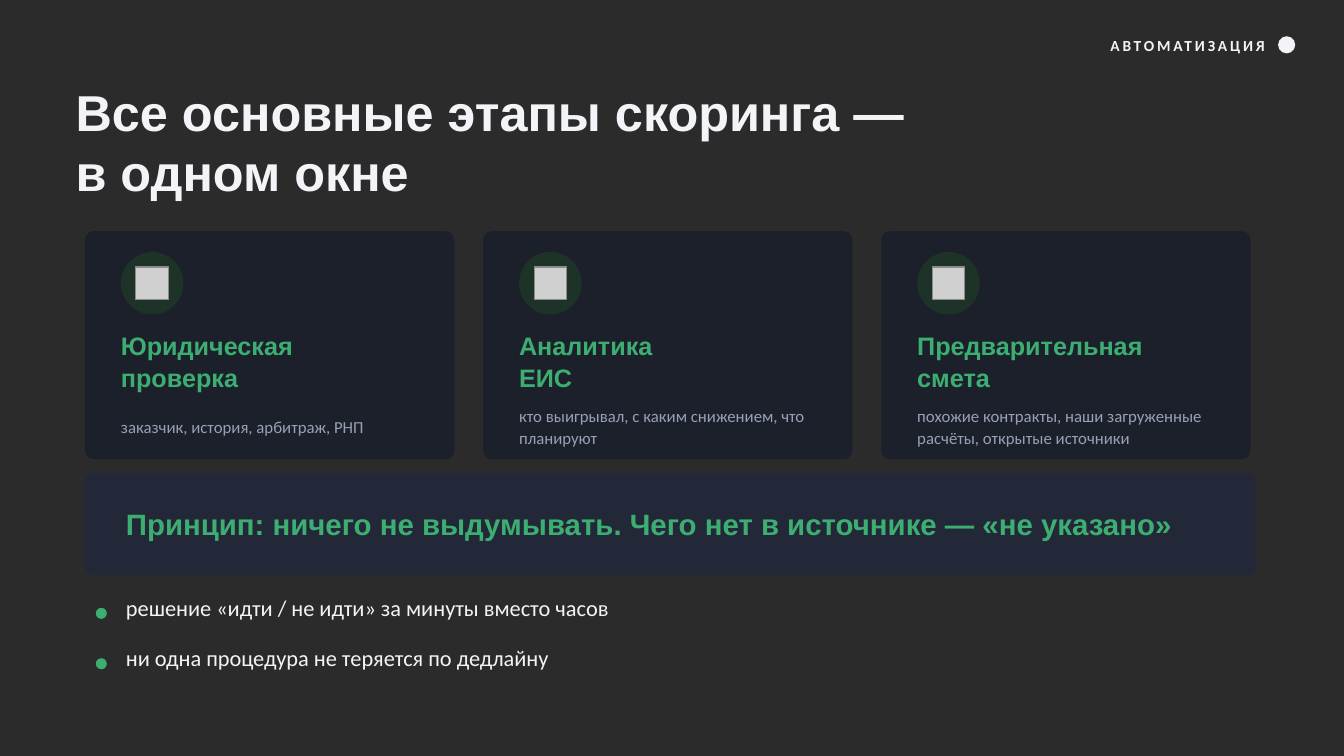
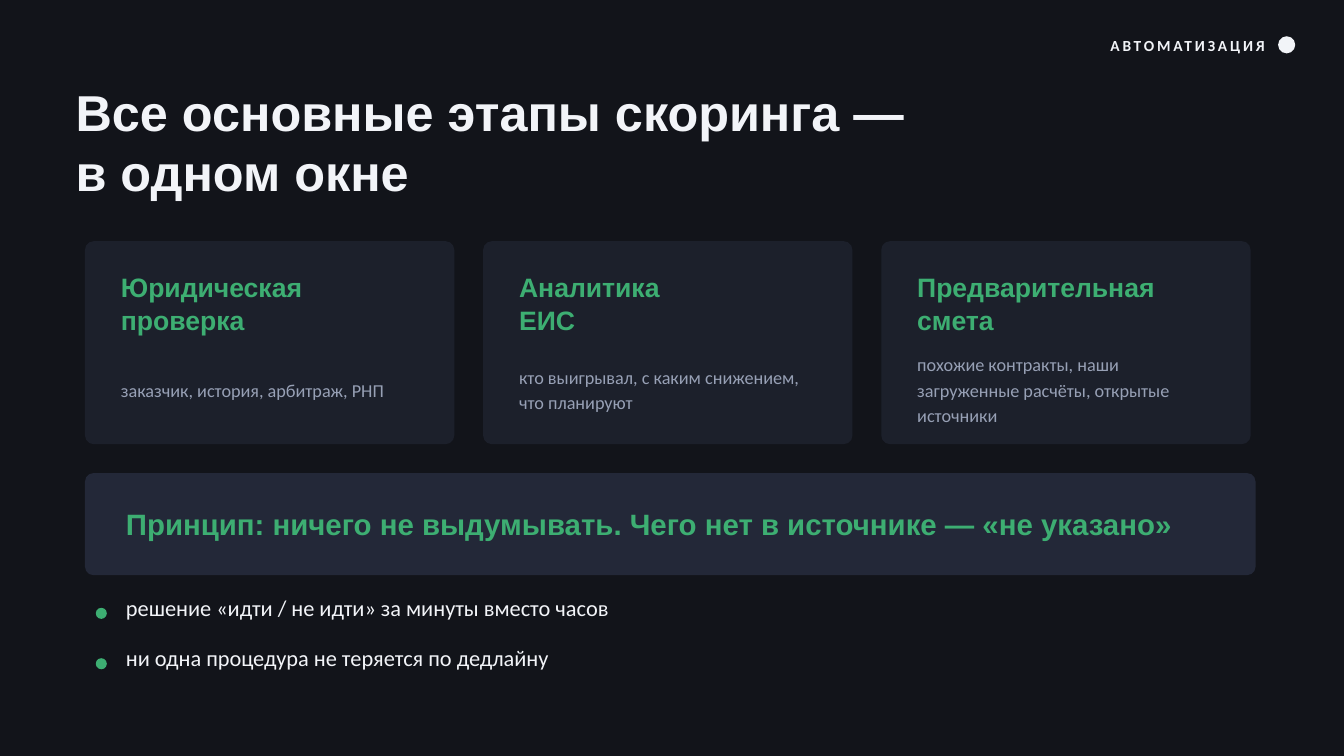
Before and after one commit to t4993408232-collab/analizator-bot, a slide deck: slide 37 of talks/2026-08-06-prodavay-kak-faunder/Как-выигрывать-тендеры.pptx. Drawn at 1344x756 pixels with LibreOffice and Linux fonts; fonts in the diff are those of the drawing; grey boxes stand for pictures; background and template pictures are left out; a plain dark background stands for a picture behind light text. Boxes give left, top, right and bottom in pixels: in the first picture for what was removed or moved away, otherwise in the second. Text is boxed around its words. In the diff, an @@ line names an element or a change of style, - is before the commit and + after.

```diff
--- a/talks/2026-08-06-prodavay-kak-faunder/Как-выигрывать-тендеры.pptx
+++ b/talks/2026-08-06-prodavay-kak-faunder/Как-выигрывать-тендеры.pptx
@@ background picture (left out) to #12141A @@
@@ rounded rectangle: place and size @@
-rounded rectangle at <box>86,232,454,459</box>
+rounded rectangle at <box>86,242,454,444</box>
@@ text "Юридическая": place and size @@
-text "Юридическая" at <box>121,337,293,392</box>
+text "Юридическая" at <box>121,278,302,336</box>
@@ ellipse removed at <box>121,252,184,315</box> @@
@@ picture removed at <box>136,267,168,299</box> @@
@@ rounded rectangle: place and size @@
-rounded rectangle at <box>484,232,852,459</box>
+rounded rectangle at <box>484,242,852,444</box>
@@ text "Аналитика": place and size @@
-text "Аналитика" at <box>519,337,652,387</box>
+text "Аналитика" at <box>519,278,659,330</box>
@@ ellipse removed at <box>519,252,582,315</box> @@
@@ picture removed at <box>534,267,567,299</box> @@
@@ proportions changed in 3 elements at <box>86,242,454,444</box>, <box>484,242,852,444</box>, <box>882,242,1250,444</box> @@
@@ rounded rectangle: place and size @@
-rounded rectangle at <box>882,232,1250,459</box>
+rounded rectangle at <box>882,242,1250,444</box>
@@ size 18 to 19 pt; line spacing 23pt to 24pt in 3 elements at <box>121,278,302,336</box>, <box>519,278,659,330</box>, <box>917,278,1154,330</box> @@
@@ text "Предварительная": place and size @@
-text "Предварительная" at <box>917,337,1142,387</box>
+text "Предварительная" at <box>917,278,1154,330</box>
@@ ellipse removed at <box>918,252,980,315</box> @@
@@ picture removed at <box>933,267,965,299</box> @@
@@ text "заказчик, история, арбитраж, РНП": place and size @@
-text "заказчик, история, арбитраж, РНП" at <box>121,421,364,436</box>
+text "заказчик, история, арбитраж, РНП" at <box>121,384,384,400</box>
@@ text "кто выигрывал, с каким снижением, ...": place and size @@
-text "кто выигрывал, с каким снижением, ..." at <box>519,414,804,447</box>
+text "кто выигрывал, с каким снижением, ..." at <box>519,375,799,412</box>
@@ size 12 to 13 pt; line spacing 16pt to 18pt in 3 elements at <box>121,384,384,400</box>, <box>519,375,799,412</box>, <box>917,362,1170,422</box> @@
@@ text "похожие контракты, наши загруженные расчёты, ...": place and size @@
-text "похожие контракты, наши загруженные расчёты, ..." at <box>917,414,1201,447</box>
+text "похожие контракты, наши загруженные расчёты, ..." at <box>917,362,1170,422</box>
```
Also in this commit, not shown: 39 other slides changed, 24 other files.
